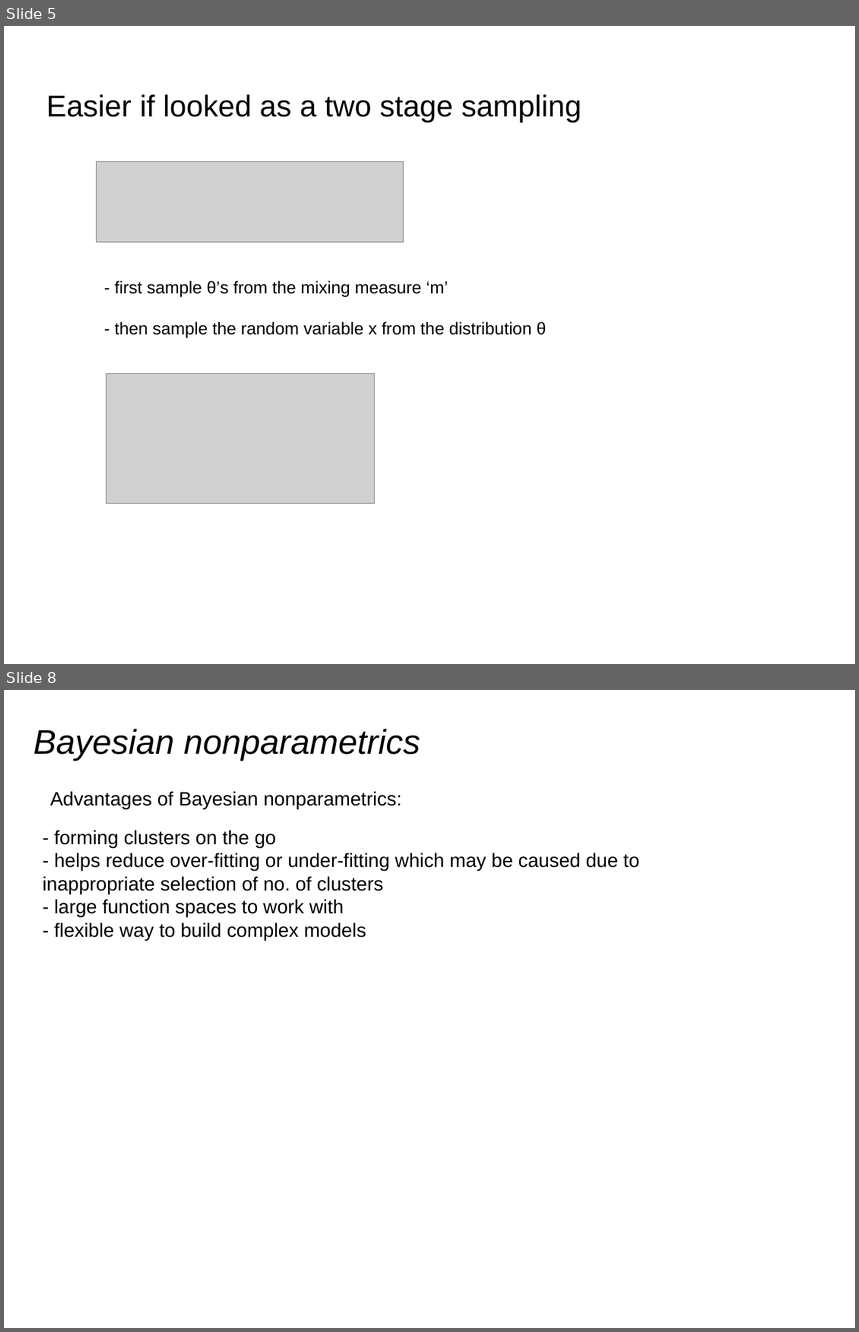
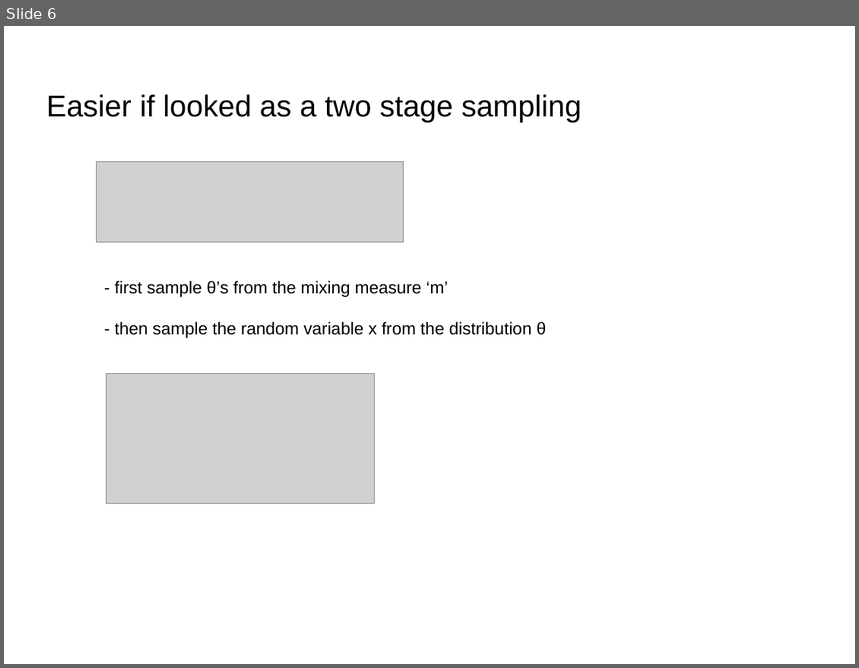
Before and after one commit to afcarl/Dirichlet_Processes, a slide deck: Dirichlet_process.odp. Shown one above the other, each under a label of ours: slides 5 and 8 before the commit, slide 6 after it; the slides between them are not shown. The pictures are 859x1332 and 859x668 pixels, drawn with LibreOffice and Linux fonts; fonts in the diff are those of the drawing; grey boxes stand for pictures. Boxes give left, top, right and bottom in pixels: in the first picture for what was removed or moved away, otherwise in the second. Text is boxed around its words. In the diff, an @@ line names an element or a change of style, - is before the commit and + after.

```diff
--- a/Dirichlet_process.odp
+++ b/Dirichlet_process.odp
@@ slide 8 removed at (4,690,855,1328), background #FFFFFF @@
@@ title removed at (34,729,420,760) @@
-Bayesian nonparametrics
@@ text removed at (50,791,402,809) @@
-Advantages of Bayesian nonparametrics:
@@ text removed at (43,830,639,941) @@
-- forming clusters on the go
-- helps reduce over-fitting or under-fitting which may be caused due to inappropriate selection of no. of clusters
-- large function spaces to work with
-- flexible way to build complex models
@@ what was slide 5 is now slide 6 @@
```
Also in this commit, not shown: 5 slides changed, 4 slides added.
